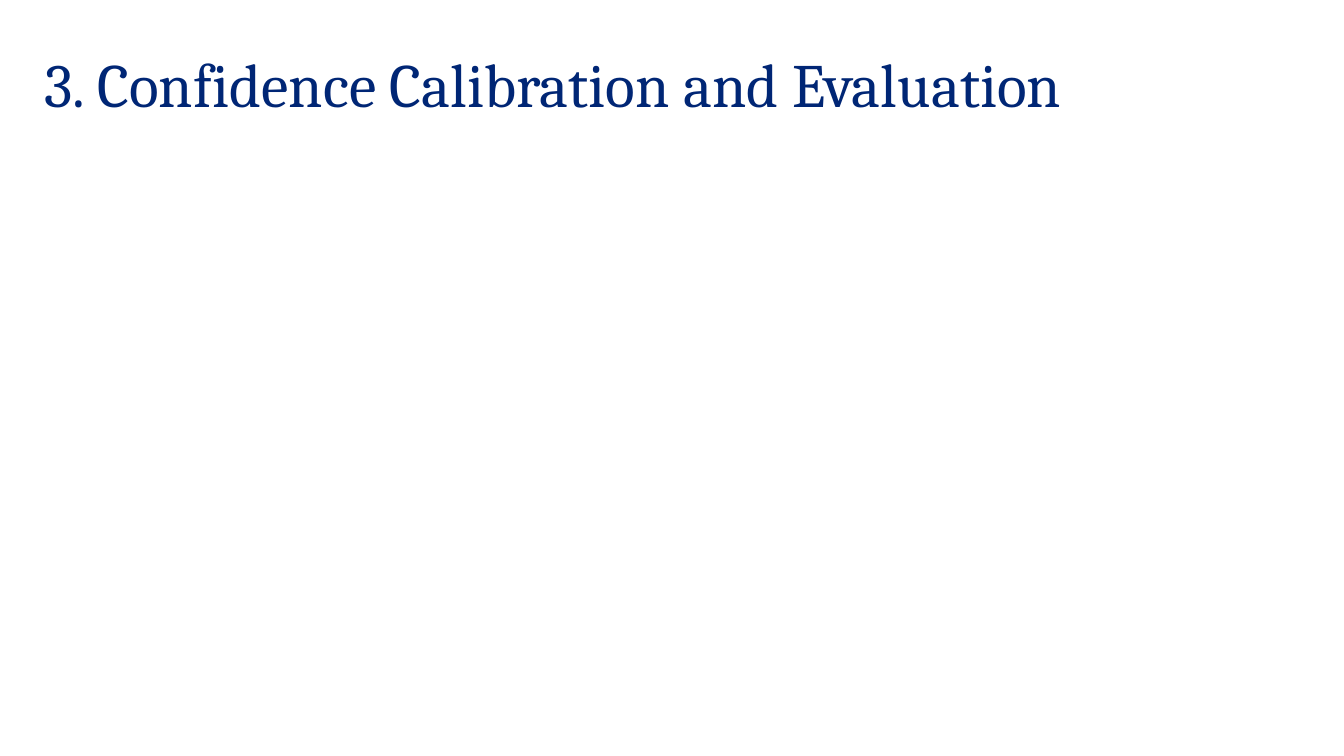
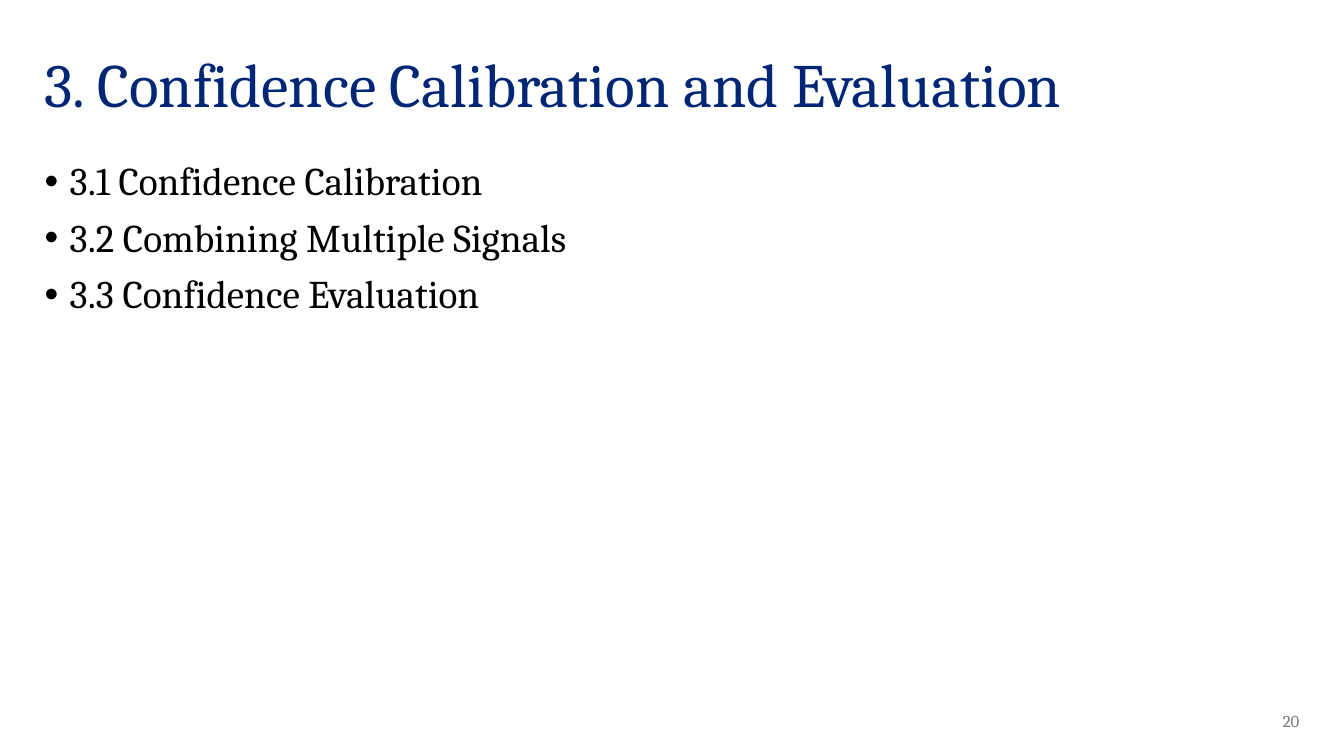
Before and after one commit to sarapohland/radiology_confidence, a slide deck: slide 20 of docs/results.pptx (slide 14 before the commit). Drawn at 1344x756 pixels with LibreOffice and Linux fonts; fonts in the diff are those of the drawing; background and template pictures are left out. Boxes give left, top, right and bottom in pixels: in the first picture for what was removed or moved away, otherwise in the second. Text is boxed around its words. In the diff, an @@ line names an element or a change of style, - is before the commit and + after.

```diff
--- a/docs/results.pptx
+++ b/docs/results.pptx
@@ text added at (70, 167, 566, 309), 28 pt, text #000000 @@
+• 3.1 Confidence Calibration
+• 3.2 Combining Multiple Signals
+• 3.3 Confidence Evaluation
@@ page number added at (1283, 716, 1300, 727), 12 pt, text #797979 @@
+20
```
Also in this commit, not shown: 24 other slides changed, 13 slides added, 1 slide removed, 58 other files.
